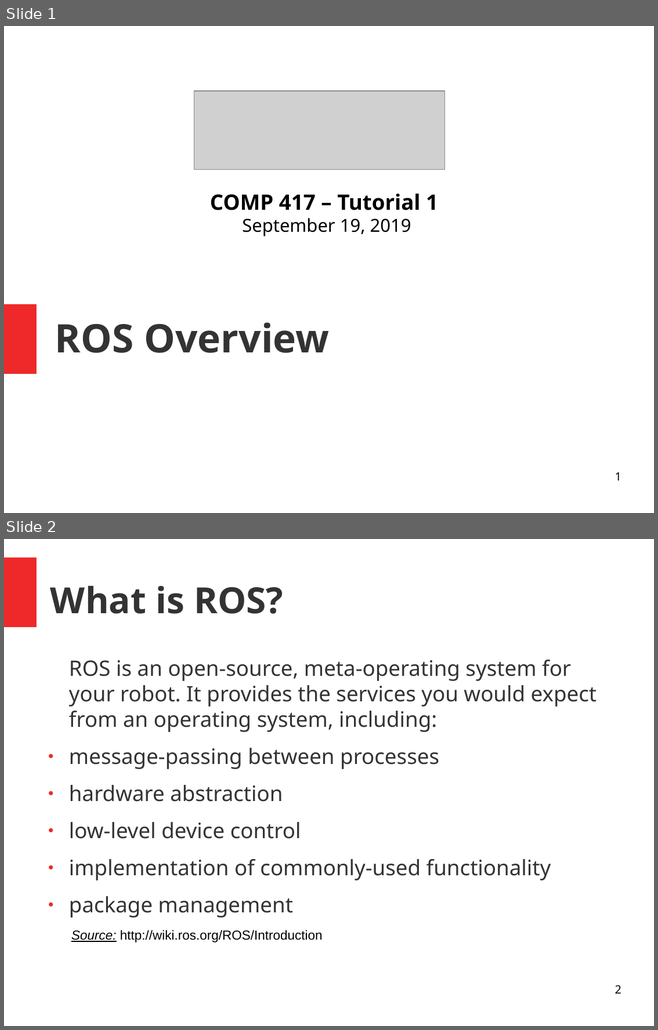
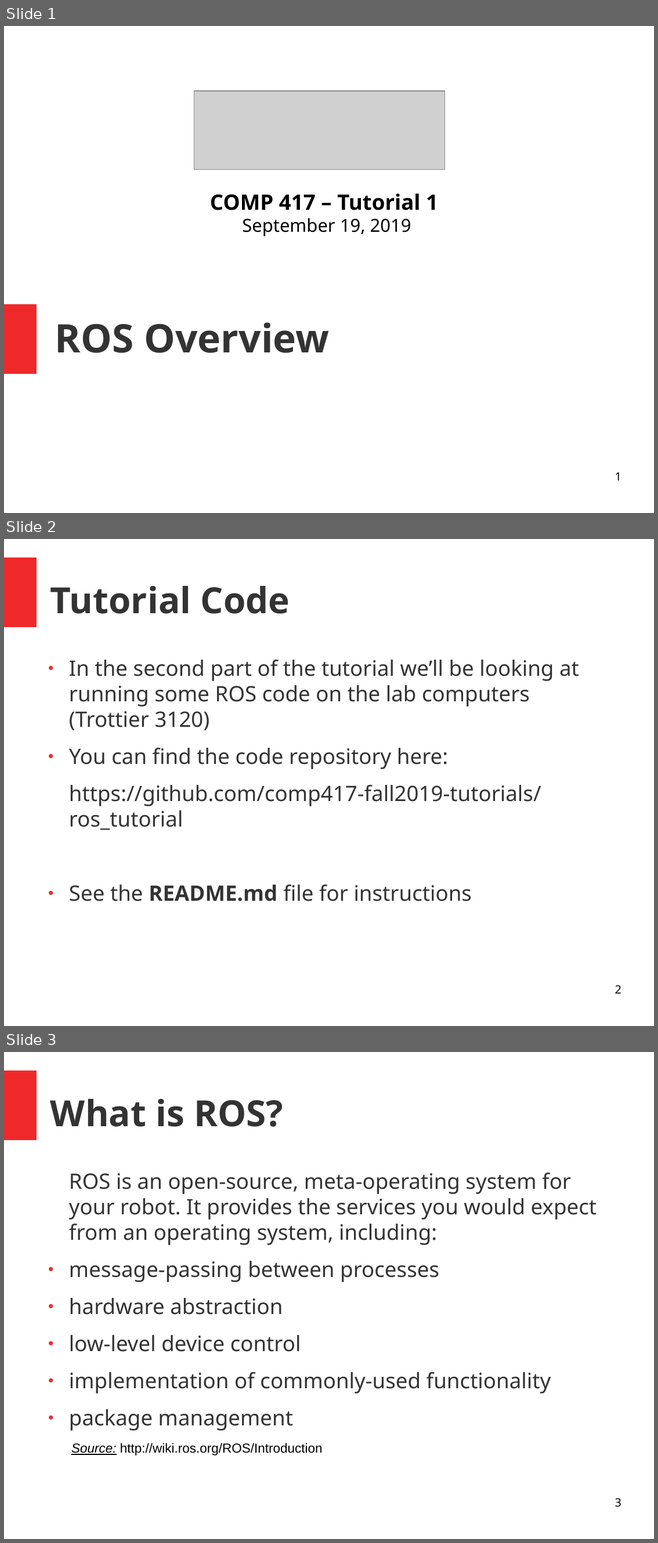
Before and after one commit to comp417-fall2019-tutorials/ros_tutorial, a slide deck: slides/Ros_Tutorial.odp. Shown one above the other, each under a label of ours: slides 1 and 2 before the commit, slides 1, 2 and 3 after it. The pictures are 658x1030 and 658x1543 pixels, drawn with LibreOffice and Linux fonts; fonts in the diff are those of the drawing; grey boxes stand for pictures; background and template pictures are left out. Boxes give left, top, right and bottom in pixels: in the first picture for what was removed or moved away, otherwise in the second. Text is boxed around its words. In the diff, an @@ line names an element or a change of style, - is before the commit and + after.

Commit message:
Updated readme and slides to include location of code repository

```diff
--- a/slides/Ros_Tutorial.odp
+++ b/slides/Ros_Tutorial.odp
@@ slide 2 added at [4,539,654,1026], background #FFFFFF; not listed: 1 template element that a slide beside it also shows @@
@@ title added at [50,586,290,614], 44 pt, text #333333, bold @@
+Tutorial Code
@@ text added at [69,660,579,901], 26 pt, text #333333 @@
+● In the second part of the tutorial we’ll be looking at running some ROS code on the lab computers (Trottier 3120)
+● You can find the code repository here:
+https://github.com/comp417-fall2019-tutorials/ros_tutorial
+● See the README.md file for instructions
@@ page number added at [615,985,621,994], 14 pt, text #000000 @@
+2
@@ what was slide 2 is now slide 3 @@
@@ page number at [615,1498,621,1507]: text changed @@
-2
+3
```
Also in this commit, not shown: 1 slide changed, 3 other files.
